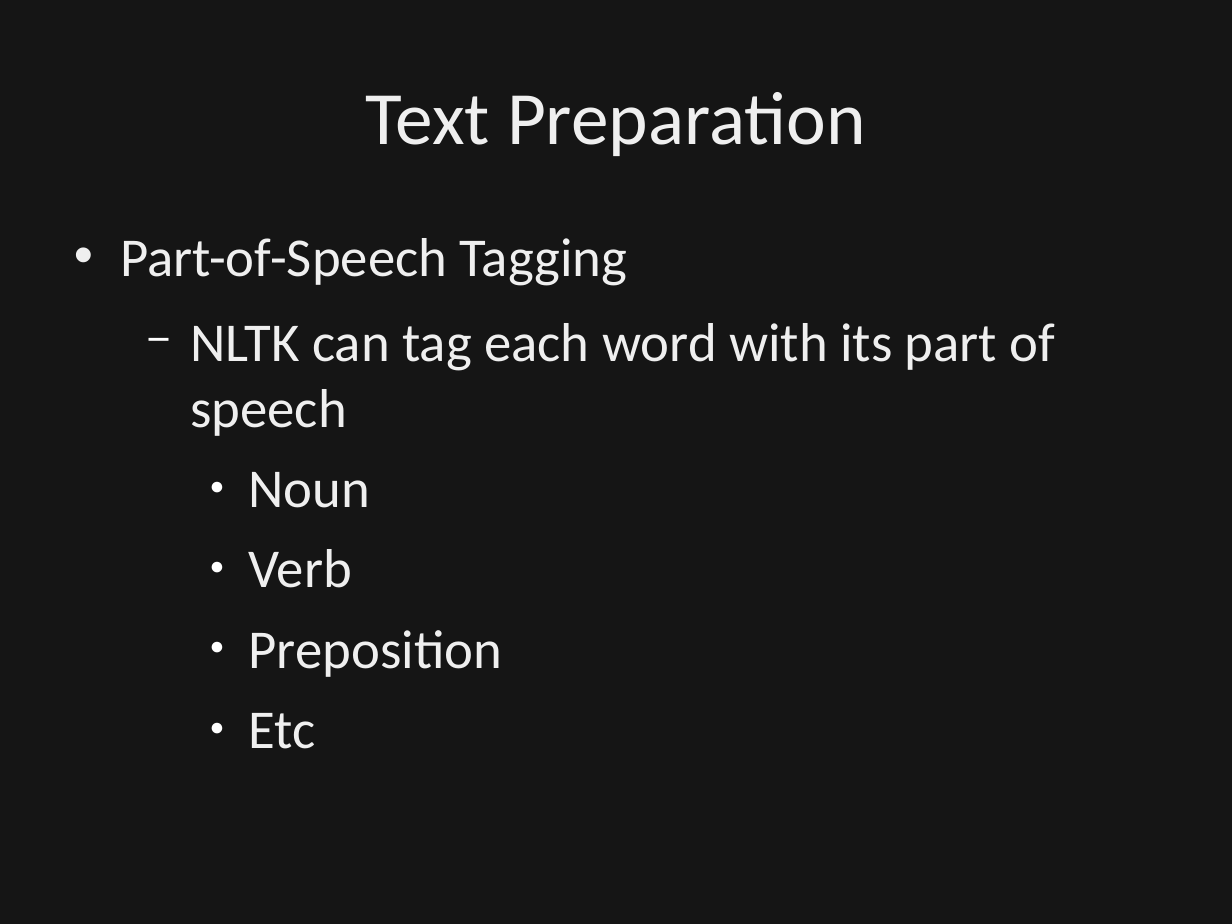
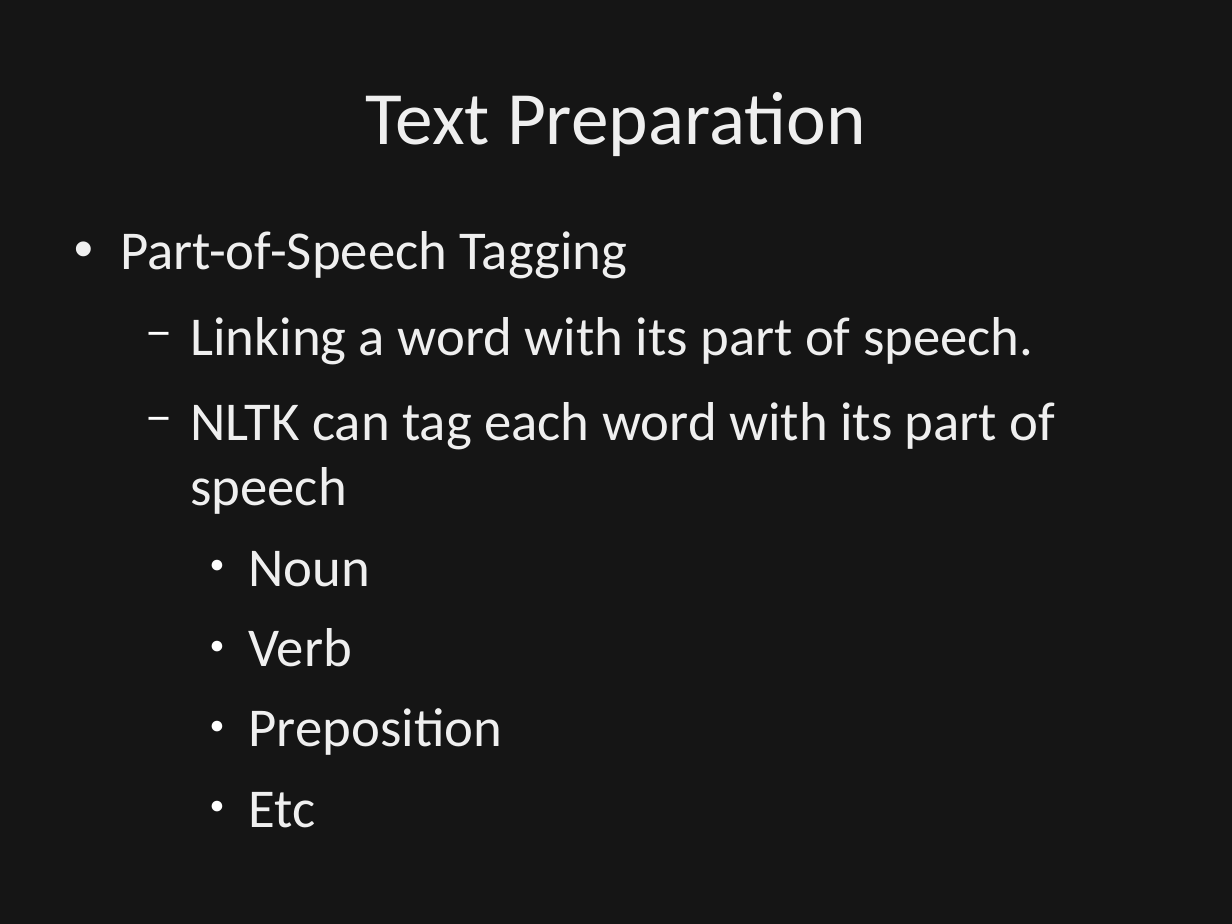
Before and after one commit to dbowmans46/PracticalProgramming, a slide deck: slide 26 of Session 7 - Python/Instructional Material/Session 7 - Python Brief Intro to NLP.odp (slide 27 before the commit). Drawn at 1232x924 pixels with LibreOffice and Linux fonts; fonts in the diff are those of the drawing; background and template pictures are left out; a plain dark background stands for a picture behind light text. Boxes give left, top, right and bottom in pixels: in the first picture for what was removed or moved away, otherwise in the second. Text is boxed around its words. In the diff, an @@ line names an element or a change of style, - is before the commit and + after.

```diff
--- a/Session 7 - Python/Instructional Material/Session 7 - Python Brief Intro to NLP.odp
+++ b/Session 7 - Python/Instructional Material/Session 7 - Python Brief Intro to NLP.odp
@@ text at bbox=[120, 231, 627, 279]: line spacing 1 to 0.9 @@
@@ text at bbox=[190, 317, 1033, 365]: paragraph added @@
+  − Linking a word with its part of speech.
```
Also in this commit, not shown: 3 other slides changed, 2 slides added, 1 other file.
